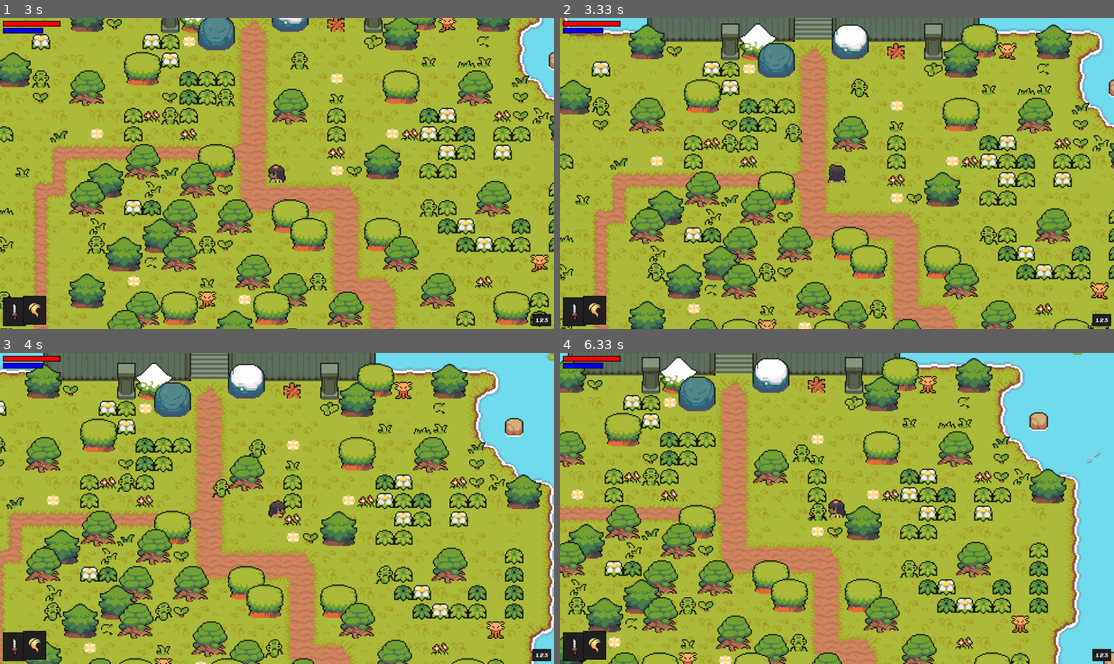
Above: before the commit, frames 1-4 (two rows, left to right).
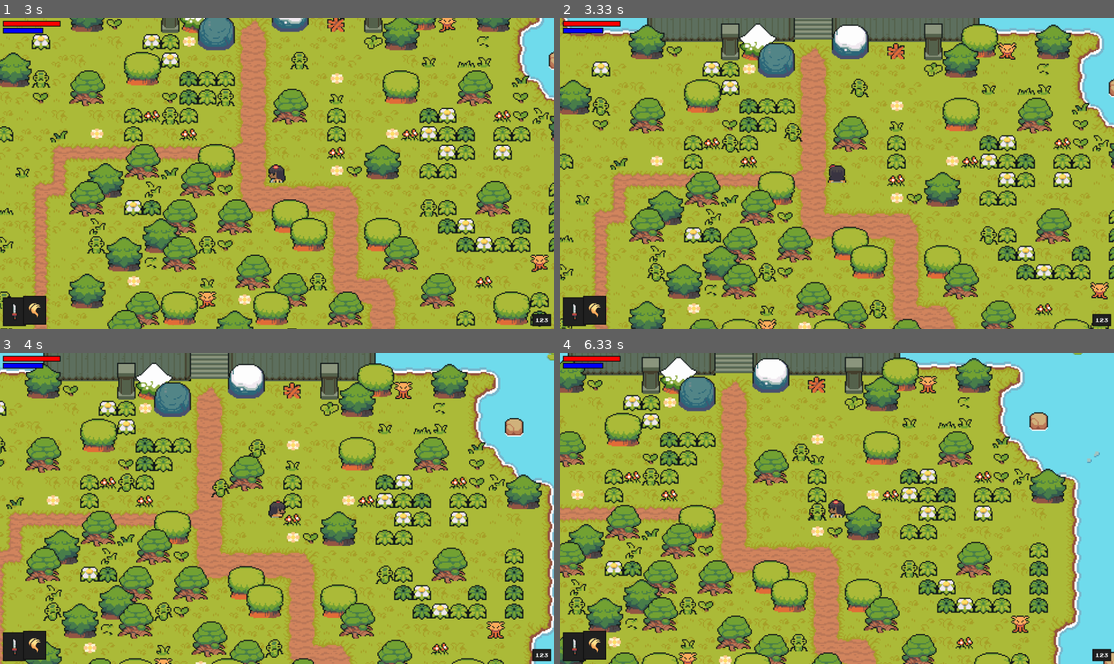
Above: after the commit, the same moments.

Repository: JesusCRIS90/PyGame_Ex
Game: pygame game, started from ZeldaGameStyle/main.py
Two runs of this game, one before a commit and one after it. Both use one fixed random seed, a clock stepped at 60 frames per second and the inputs below.
Inputs:
- Up to frame 1 (3 s): hold Right 0.33-0.8 s; hold Up 0.83-1.13 s; hold Right 1.17-1.63 s; hold Left 1.67-2.2 s; hold Down 2.23-2.53 s; hold Left 2.57-2.97 s
- Up to frame 2 (3.33 s): hold Up from 3 s (still down)
- Up to frame 3 (4 s): release Up at 3.37 s; hold Right from 3.4 s (still down)
- Up to frame 4 (6.33 s): release Right at 4.03 s; hold Down 4.07-4.43 s; hold Left 4.47-4.93 s; hold Right 4.97-5.43 s; hold Up 5.47-5.77 s; hold Right 5.8-6.27 s; hold Left from 6.3 s (still down)

Frame 1 is identical in both runs. In frame 2, 0.1% of the frame differs, in the area x 40-44%, y 33-40%; in frame 3, 0.1%; in frame 4, 0.2%, in the area x 41-49%, y 29-54%.

Commit message:
[ MOD ] Fixing Enemies Animations

Diff:
--- a/ZeldaGameStyle/Animations.py
+++ b/ZeldaGameStyle/Animations.py
@@ -124,12 +124,15 @@
         self.setState( inputType, enemy_type )
         animations_list = self.Get_AnimationList()
 
+        animation_end = False
+
         "Loop over animations_list"
         self.frame_index += self.animation_speed
         if self.frame_index >= len( animations_list ):
+            animation_end = True
             self.frame_index = 0
 
-        return animations_list[ int( self.frame_index ) ]
+        return (animations_list[ int( self.frame_index ) ], animation_end)
 
 
 
@@ -140,6 +143,9 @@
     def setState( self, inputType:Entity_States, enemy_type:Enemy_Types ):
         self.inputType = inputType
         self.enemy_type = enemy_type
+
+    def Reset_FrameIndex( self ):
+        self.frame_index = 0
 
 
 
--- a/ZeldaGameStyle/Enemy.py
+++ b/ZeldaGameStyle/Enemy.py
@@ -6,6 +6,7 @@
 from ImageRegister import *
 from Animations import *
 from Player import PlayerStats
+from support import PyGameTimer
 
 
 class Enemy(Entity):
@@ -39,6 +40,12 @@
         self.hitbox = self.rect.inflate(0, -10)
         self.obstacle_sprites = obstacle_sprites
 
+        # Others
+        self.attacking_Timer = PyGameTimer( monster_info['attack_cooldown'] )
+        # self.attacking_Timer = PyGameTimer( 400 )
+        self.can_attack = True
+        self.animation_end = False
+
     def get_player_direction( self ):
         enemy_vector = pygame.math.Vector2( self.rect.center )
         player_vector = PlayerStats().GetPlayerPosition()
@@ -62,7 +69,10 @@
     def update_status( self ):
         distance = self.get_player_distance()
 
-        if distance <= self.attack_radius:
+        if distance <= self.attack_radius and self.can_attack:
+            if self.status != Entity_States.ATTACKING:
+                self.animation_engine.Reset_FrameIndex() # Check the reason for this
+                pass
             self.status = Entity_States.ATTACKING
         elif distance <= self.notice_radius:
             self.status = Entity_States.MOVING
@@ -72,22 +82,35 @@
     def actions( self ):
 
         if self.status == Entity_States.ATTACKING:
-            print( "attack" )
+            if self.can_attack == True:
+                self.attacking_Timer.Start()
         elif self.status == Entity_States.MOVING:
             self.direction = self.get_player_direction()
         else:
             # Make that the Enemy stop moving when player it is outside of its field of vision
             self.direction = pygame.math.Vector2(  )
 
+    def attackCooldown( self ):
+        if self.can_attack == False:
+            if self.attacking_Timer.ElapsedTime_Reach():
+                self.can_attack = True
+
     def animate( self ):
-        self.image = self.animation_engine.animate( self.status, self.enemy_type )
+        animate_sprite, self.animation_end = self.animation_engine.animate( self.status, self.enemy_type )
+        self.image = animate_sprite
         self.rect  = self.image.get_rect( center = self.hitbox.center )
+
+        if self.status == Entity_States.ATTACKING and self.animation_end:
+            self.can_attack = False
+
+
 
     def update(self):
         self.update_status()
+        self.move( self.speed )
         self.actions()
-        self.move( self.speed )
         self.animate()
+        self.attackCooldown()
 
     # Not needed
     def enemy_update( self ):
--- a/ZeldaGameStyle/SettingFile.py
+++ b/ZeldaGameStyle/SettingFile.py
@@ -65,8 +65,19 @@
 
 # enemy
 monster_data = {
-	'squid': {'health': 100,'exp':100,'damage':20,'attack_type': 'slash', 'attack_sound':'../audio/attack/slash.wav', 'speed': 3, 'resistance': 3, 'attack_radius': 80, 'notice_radius': 360},
-	'raccoon': {'health': 300,'exp':250,'damage':40,'attack_type': 'claw',  'attack_sound':'../audio/attack/claw.wav','speed': 2, 'resistance': 3, 'attack_radius': 120, 'notice_radius': 400},
-	'spirit': {'health': 100,'exp':110,'damage':8,'attack_type': 'thunder', 'attack_sound':'../audio/attack/fireball.wav', 'speed': 4, 'resistance': 3, 'attack_radius': 60, 'notice_radius': 350},
-	'bamboo': {'health': 70,'exp':120,'damage':6,'attack_type': 'leaf_attack', 'attack_sound':'../audio/attack/slash.wav', 'speed': 3, 'resistance': 3, 'attack_radius': 50, 'notice_radius': 300}
+	'squid': {'health': 100,'exp':100,'damage':20,'attack_type': 'slash',
+               'attack_sound':'../audio/attack/slash.wav', "attack_cooldown": 400,
+               'speed': 3, 'resistance': 3, 'attack_radius': 80, 'notice_radius': 360,},
+
+    'raccoon': {'health': 300,'exp':250,'damage':40,'attack_type': 'claw',
+                'attack_sound':'../audio/attack/claw.wav', "attack_cooldown": 750,
+                'speed': 2, 'resistance': 3, 'attack_radius': 120, 'notice_radius': 400},
+
+    'spirit': {'health': 100,'exp':110,'damage':8,'attack_type': 'thunder',
+               'attack_sound':'../audio/attack/fireball.wav', "attack_cooldown": 400,
+               'speed': 4, 'resistance': 3, 'attack_radius': 60, 'notice_radius': 350},
+
+    'bamboo': {'health': 70,'exp':120,'damage':6,'attack_type': 'leaf_attack',
+               'attack_sound':'../audio/attack/slash.wav', "attack_cooldown": 400,
+               'speed': 3, 'resistance': 3, 'attack_radius': 50, 'notice_radius': 300}
     }
